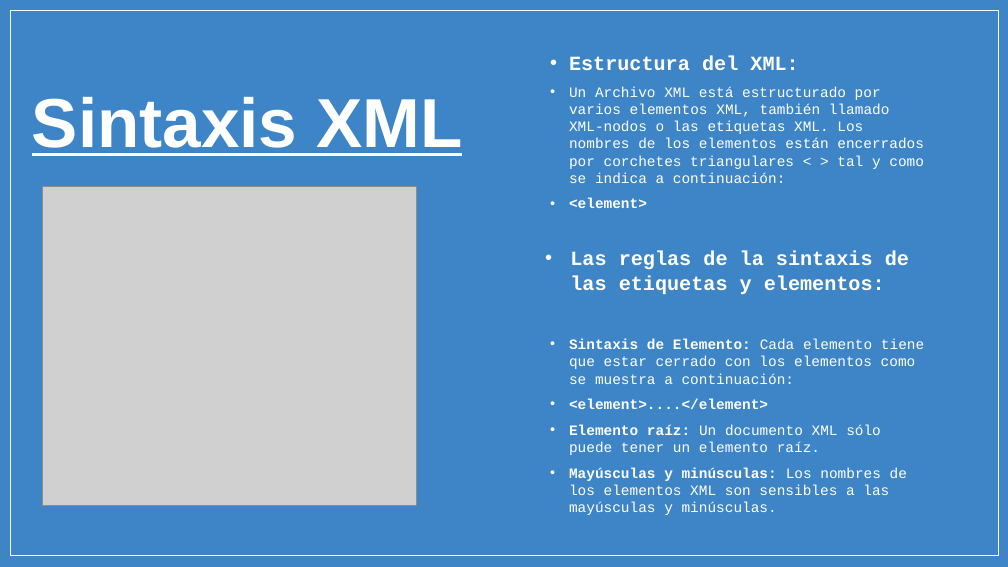
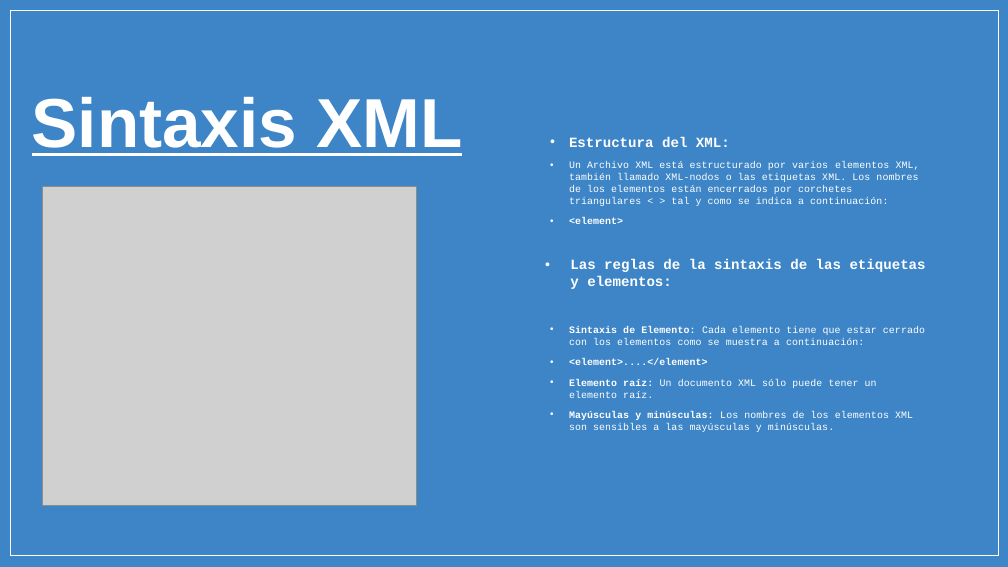
Before and after one commit to micarsan/DAW1-CSS_Avanzado, a slide deck: slide 6 of xml/PARTE_1_STORY_01_Y_02_XML_y_RSS.pptx. Drawn at 1008x567 pixels with LibreOffice and Linux fonts; fonts in the diff are those of the drawing; grey boxes stand for pictures; background and template pictures are left out. Boxes give left, top, right and bottom in pixels: in the first picture for what was removed or moved away, otherwise in the second. Text is boxed around its words. In the diff, an @@ line names an element or a change of style, - is before the commit and + after.

```diff
--- a/xml/PARTE_1_STORY_01_Y_02_XML_y_RSS.pptx
+++ b/xml/PARTE_1_STORY_01_Y_02_XML_y_RSS.pptx
@@ rectangle at (10, 11, 998, 556): outline #FFFFFF 0.75 pt to #FFFFFF 0.74 pt @@
@@ text "Estructura del XML:" at (569, 137, 926, 432): size 14.4 to 10.1 pt in "Estructura del XML:", "Las reglas de la sintaxis de las ..."; size 10.2 to 7.2 pt in "Un Archivo XML está estructurado por varios ...", "<element>", "Sintaxis de Elemento: Cada elemento tiene que ...", "<element>....</element>" and 2 more places @@
```
Also in this commit, not shown: 23 other slides changed.
